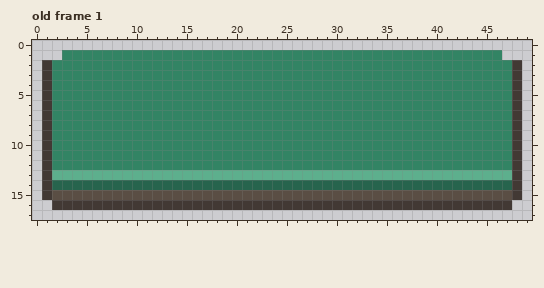
One commit to this pixel-art file: sprites/connections_button.aseprite. Above: the version before the commit.
50x18 pixels, 1 frame. Colours within 5 levels of each other are drawn and written as one. Shown: old frame 1. The commit also changed other frames, which this record leaves out.
The result:
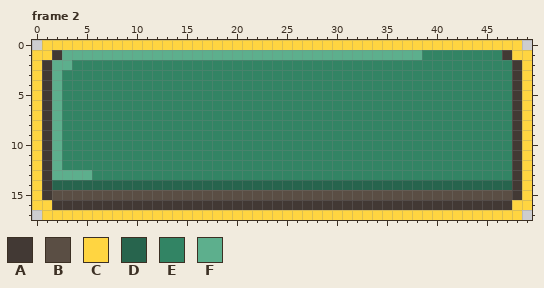
Palette (. is transparent): A #423934  B #5a4e44  C #ffd541  D #27644d  E #328464  F #5daf8d
A new or re-ordered frame is compared with the old frame closest to it.
Commit message: deleted your buttons >:)
From old to new:
frames 1 -> 3
layer "Layer 3" added
layer "Layer 2" added
Frame 2 is new; against old frame 1, layers "Layer 1", "Layer 3":
The author put colour A in row 1 at x 2 and 47.
The author put colour C in row 0 at x 1 to 48; in row 1 at x 0 to 1 and 48 to 49; in rows 2 to 15 at x 0 and 49; in row 16 at x 0 to 1 and 48 to 49; in row 17 at x 1 to 48.
Colour F becomes colour E in row 13 at x 6 to 47.
Colour E becomes colour F in row 1 at x 3 to 38; in row 2 at x 2 to 3; in rows 3 to 12 at x 2.
Where, in picture pixels (left, top, right, bottom), the same in both pictures:
changed: (32, 40, 532, 220)
